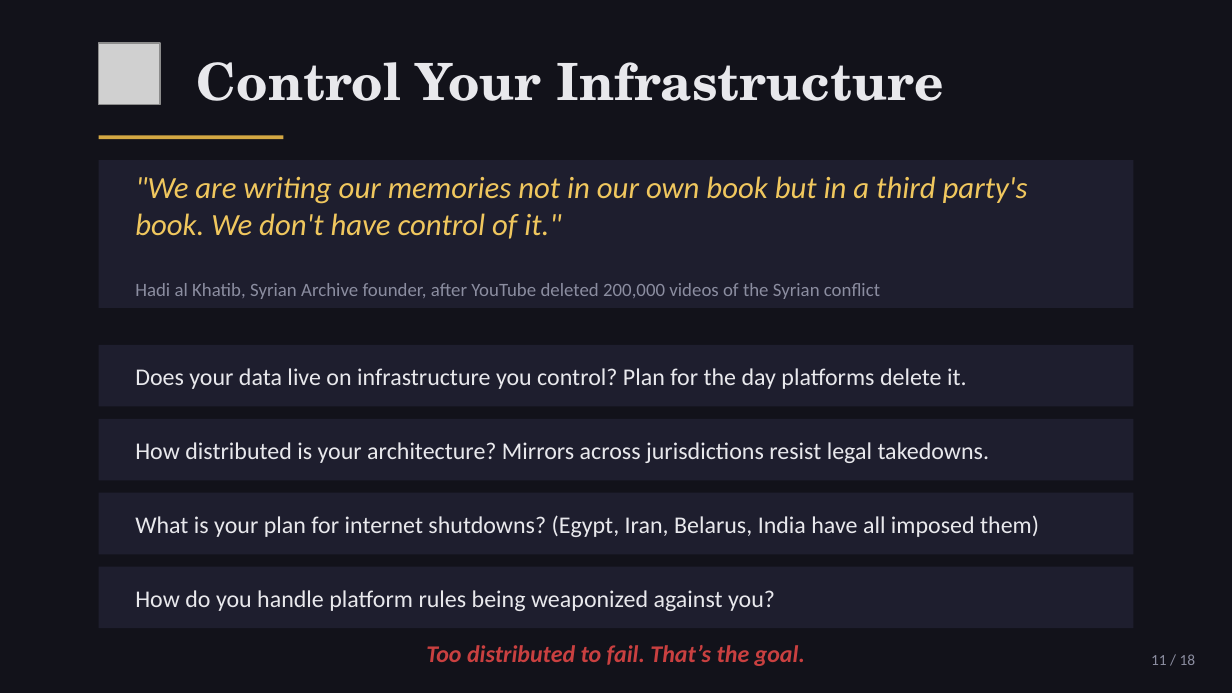
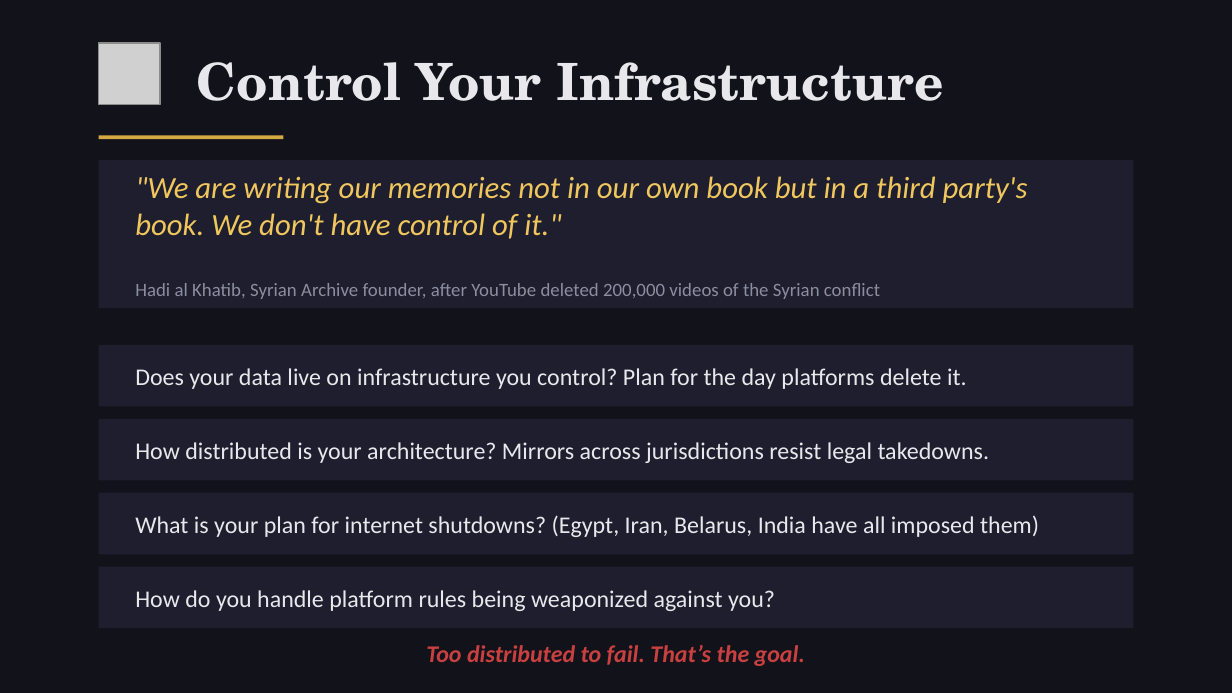
Before and after one commit to dreyco676/Crowd-Sourced-Truth, a slide deck: slide 14 of crowd-sourced-truth-deck.pptx. Drawn at 1232x693 pixels with LibreOffice and Linux fonts; fonts in the diff are those of the drawing; grey boxes stand for pictures. Boxes give left, top, right and bottom in pixels: in the first picture for what was removed or moved away, otherwise in the second. Text is boxed around its words. In the diff, an @@ line names an element or a change of style, - is before the commit and + after.

```diff
--- a/crowd-sourced-truth-deck.pptx
+++ b/crowd-sourced-truth-deck.pptx
@@ text removed at [1151, 654, 1196, 665] @@
-11 / 18
```
Also in this commit, not shown: 15 other slides changed.
